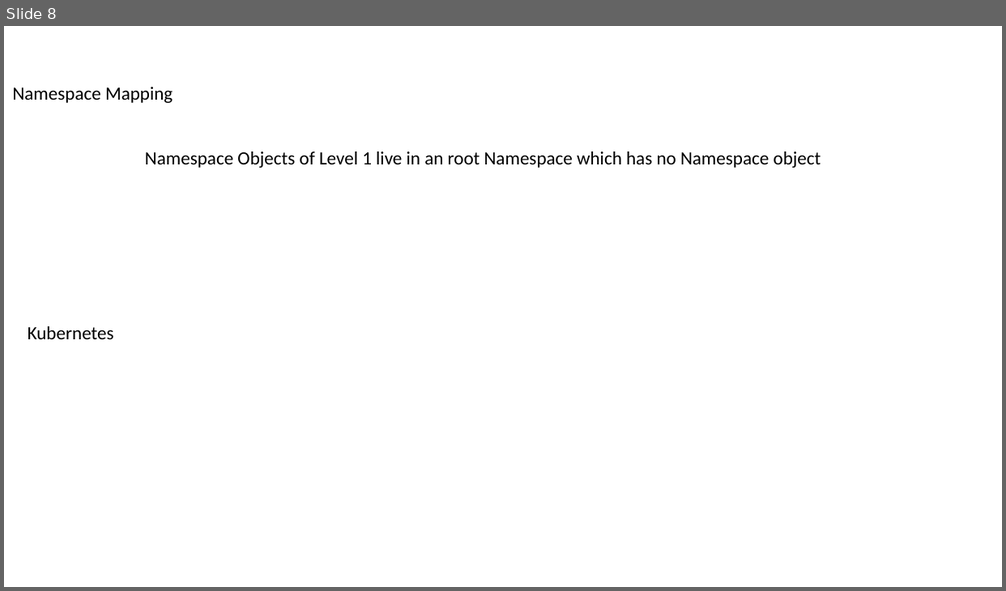
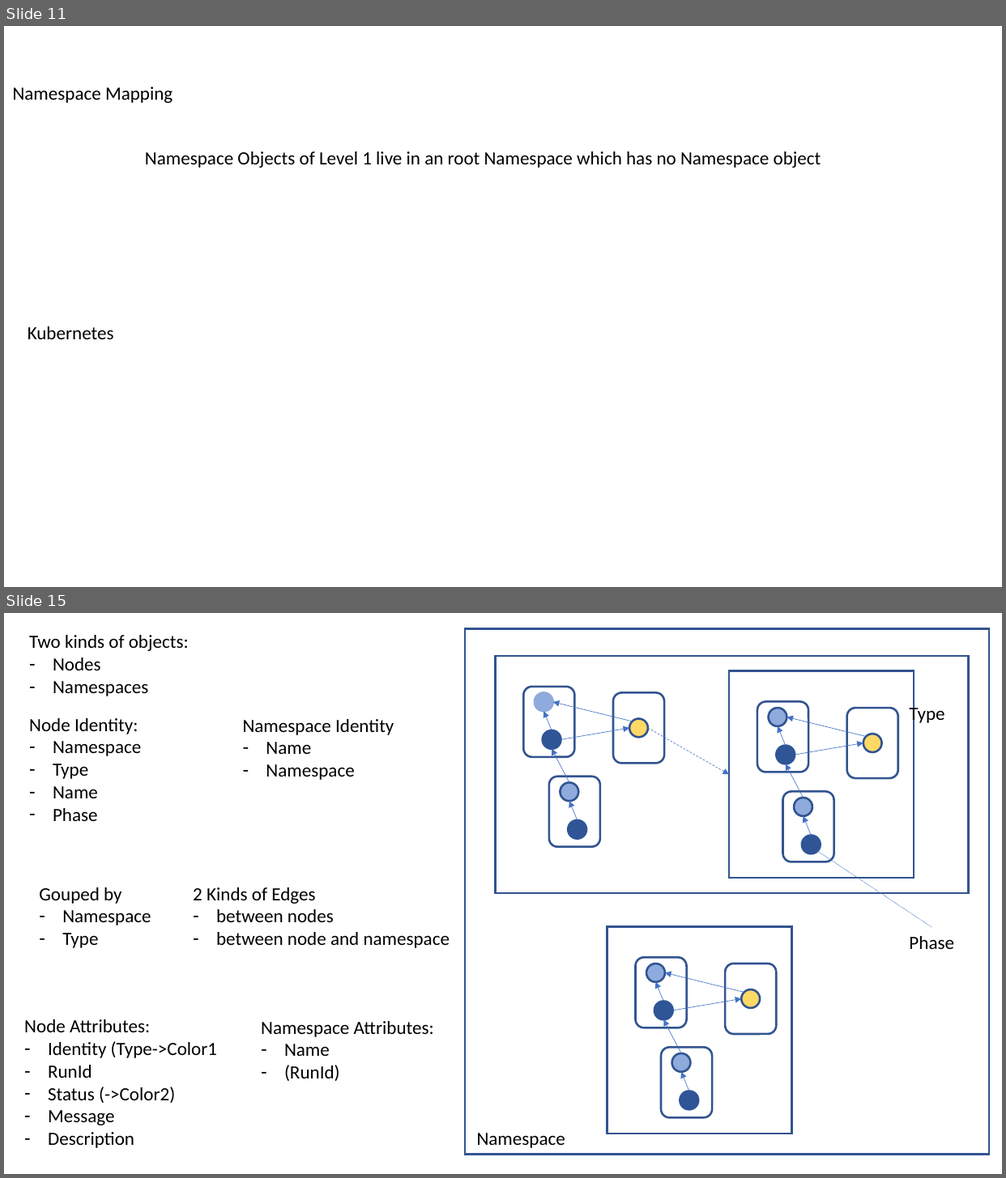
Before and after one commit to mandelsoft/engine, a slide deck: engine.pptx. Shown one above the other, each under a label of ours: slide 8 before the commit, slides 11 and 15 after it; the slides between them are not shown. The pictures are 1006x591 and 1006x1178 pixels, drawn with LibreOffice and Linux fonts; fonts in the diff are those of the drawing. Boxes give left, top, right and bottom in pixels: in the first picture for what was removed or moved away, otherwise in the second. Text is boxed around its words. In the diff, an @@ line names an element or a change of style, - is before the commit and + after.

```diff
--- a/engine.pptx
+++ b/engine.pptx
@@ slide 15 added at [4, 613, 1002, 1174], background #FFFFFF @@
@@ group added at [24, 628, 989, 1154]: 16 arrows, 15 ellipses, 10 texts, 9 rounded rectangles, 4 rectangles, 1 line @@
+Namespace
+Type
+Phase
+Node Identity:
+– Namespace
+– Type
+– Name
+– Phase
+Node Attributes:
+– Identity (Type->Color1
+– RunId
+– Status (->Color2)
+– Message
+– Description
+Namespace Attributes:
+– Name
+– (RunId)
+Namespace Identity
+– Name
+– Namespace
+Gouped by
+– Namespace
+– Type
+2 Kinds of Edges
+– between nodes
+– between node and namespace
+Two kinds of objects:
+– Nodes
+– Namespaces
@@ what was slide 8 is now slide 11 @@
```
Also in this commit, not shown: 3 slides changed, 5 other slides added, 8 other files.
